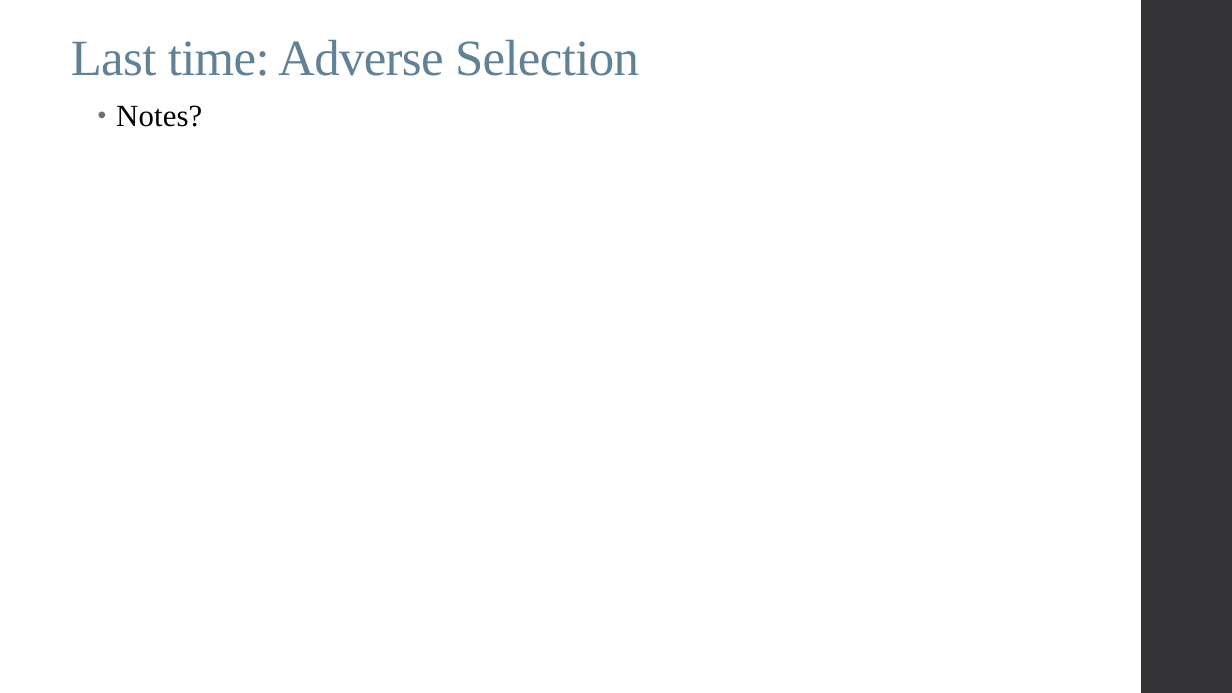
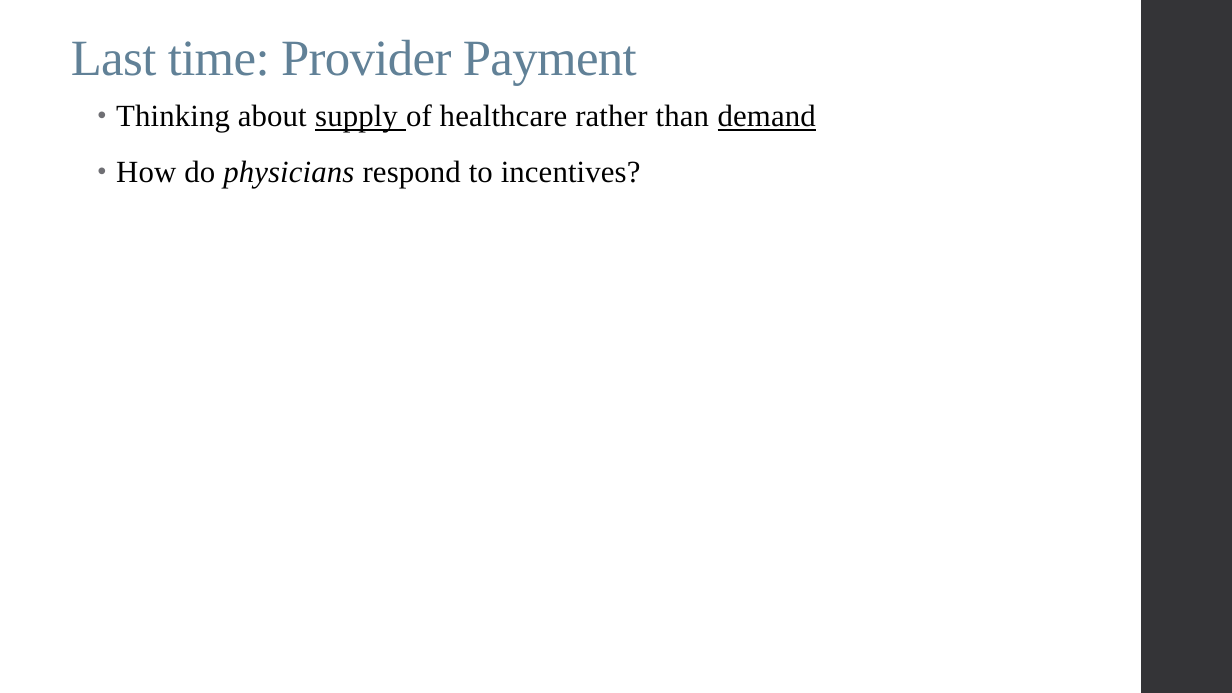
Before and after one commit to alex-hoagland/HAD6750H, a slide deck: slide 2 of Lecture05_PatientPhysicianInteractions/L5Slides_PhysicianPatientInteractions_2023W.pptx. Drawn at 1232x693 pixels with LibreOffice and Linux fonts; fonts in the diff are those of the drawing. Boxes give left, top, right and bottom in pixels: in the first picture for what was removed or moved away, otherwise in the second. Text is boxed around its words. In the diff, an @@ line names an element or a change of style, - is before the commit and + after.

```diff
--- a/Lecture05_PatientPhysicianInteractions/L5Slides_PhysicianPatientInteractions_2023W.pptx
+++ b/Lecture05_PatientPhysicianInteractions/L5Slides_PhysicianPatientInteractions_2023W.pptx
@@ title at <box>71,39,637,85</box>: text changed @@
-Last time: Adverse Selection
+Last time: Provider Payment
@@ text at <box>116,104,816,188</box>: text changed @@
-• Notes?
+• Thinking about supply of healthcare rather than demand
+• How do physicians respond to incentives?
```
Also in this commit, not shown: 3 other slides changed, 40 slides added, 1 slide removed, 14 other files.
